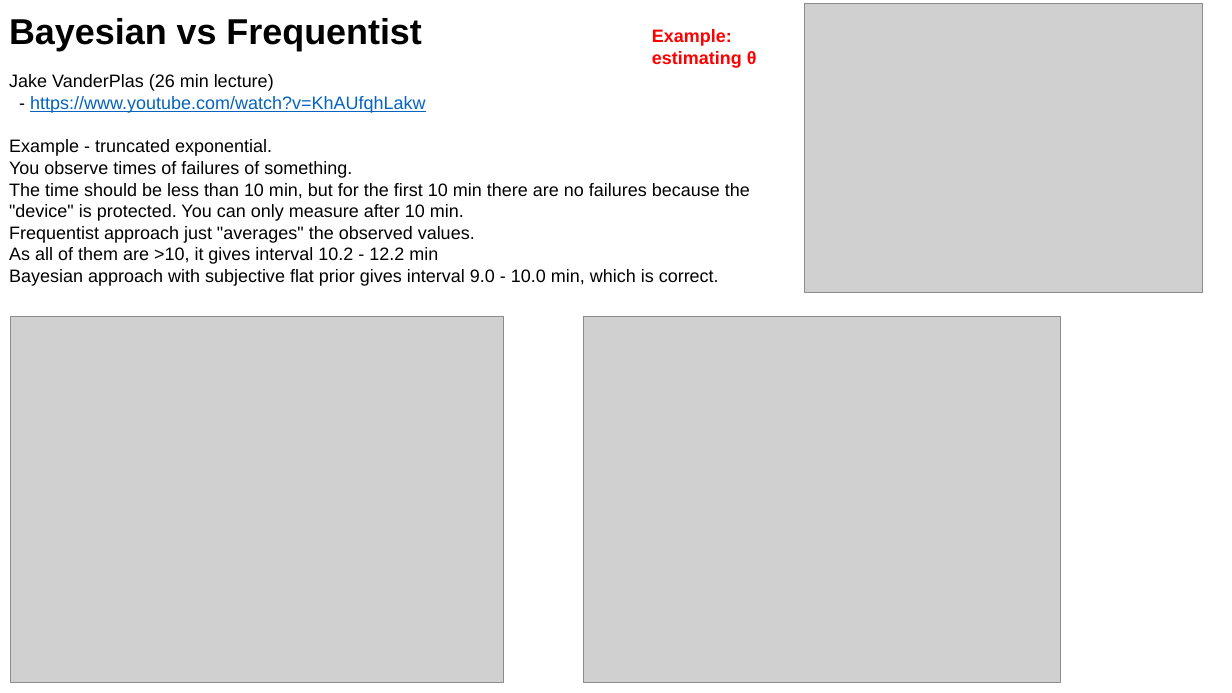
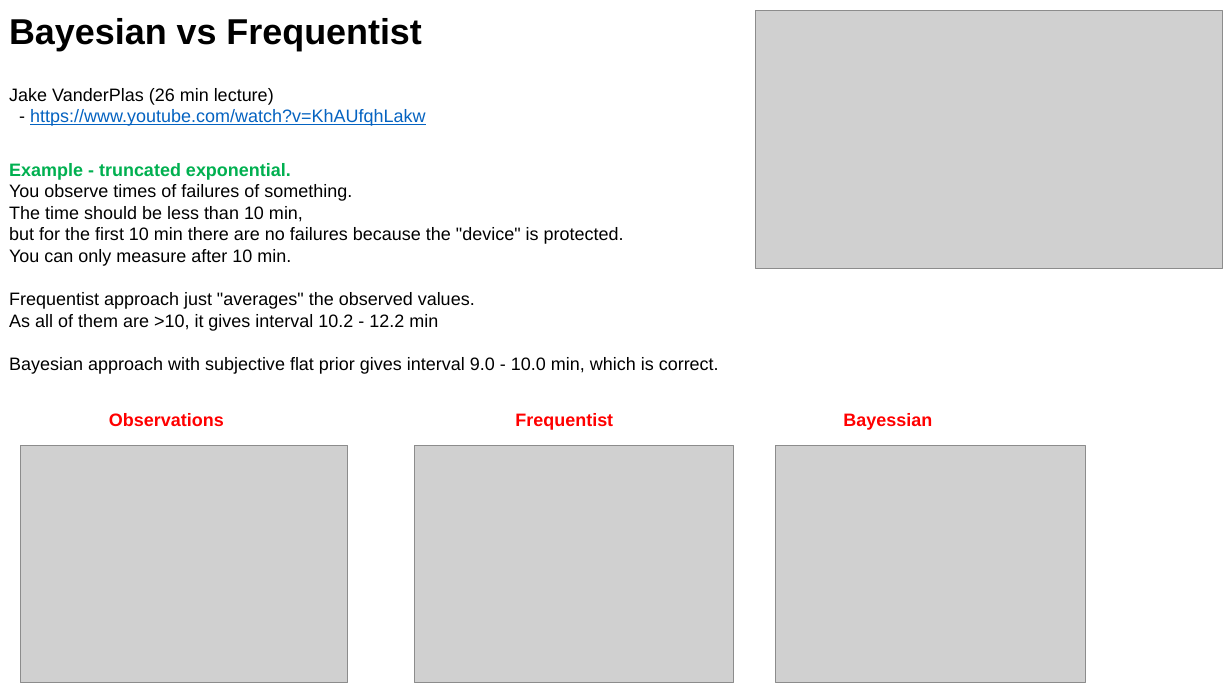
Before and after one commit to lselector/ml_ai_doc, a slide deck: slide 10 of Bayes_Bayesian.pptx (slide 8 before the commit). Drawn at 1232x693 pixels with LibreOffice and Linux fonts; fonts in the diff are those of the drawing; grey boxes stand for pictures. Boxes give left, top, right and bottom in pixels: in the first picture for what was removed or moved away, otherwise in the second. Text is boxed around its words. In the diff, an @@ line names an element or a change of style, - is before the commit and + after.

Commit message:
updated Bayes_Bayesian

```diff
--- a/Bayes_Bayesian.pptx
+++ b/Bayes_Bayesian.pptx
@@ text removed at (652, 29, 757, 68) @@
-Example:
-estimating θ
@@ picture: place and size @@
-picture at (804, 4, 1202, 292)
+picture at (756, 10, 1223, 269)
@@ text "Jake VanderPlas (26 min lecture)": place and size @@
-text "Jake VanderPlas (26 min lecture)" at (9, 74, 425, 113)
+text "Jake VanderPlas (26 min lecture)" at (9, 88, 425, 126)
@@ text "Example - truncated exponential. You ...": place and size @@
-text "Example - truncated exponential. You ..." at (9, 139, 750, 286)
+text "Example - truncated exponential. You ..." at (9, 163, 719, 374)
@@ text at (9, 163, 352, 201): text colour #000000 to #00B050, bold on in "Example - truncated exponential." @@
@@ text at (9, 206, 624, 266): text changed @@
-The time should be less than 10 min, but for the first 10 min there are no failures because the "device" is protected. You can only measure after 10 min.
+The time should be less than 10 min,
+but for the first 10 min there are no failures because the "device" is protected.
+You can only measure after 10 min.
@@ picture removed at (11, 316, 504, 682) @@
@@ text added at (109, 413, 224, 426), 14 pt, text #FF0000, bold @@
+Observations
@@ text added at (515, 413, 613, 430), 14 pt, text #FF0000, bold @@
+Frequentist
@@ text added at (843, 413, 932, 430), 14 pt, text #FF0000, bold @@
+Bayessian
@@ picture added at (20, 445, 348, 683) @@
@@ picture added at (415, 445, 734, 683) @@
@@ picture: place and size @@
-picture at (583, 316, 1061, 682)
+picture at (776, 445, 1086, 683)
```
Also in this commit, not shown: 7 other slides changed, 2 slides added, 1 other file.
